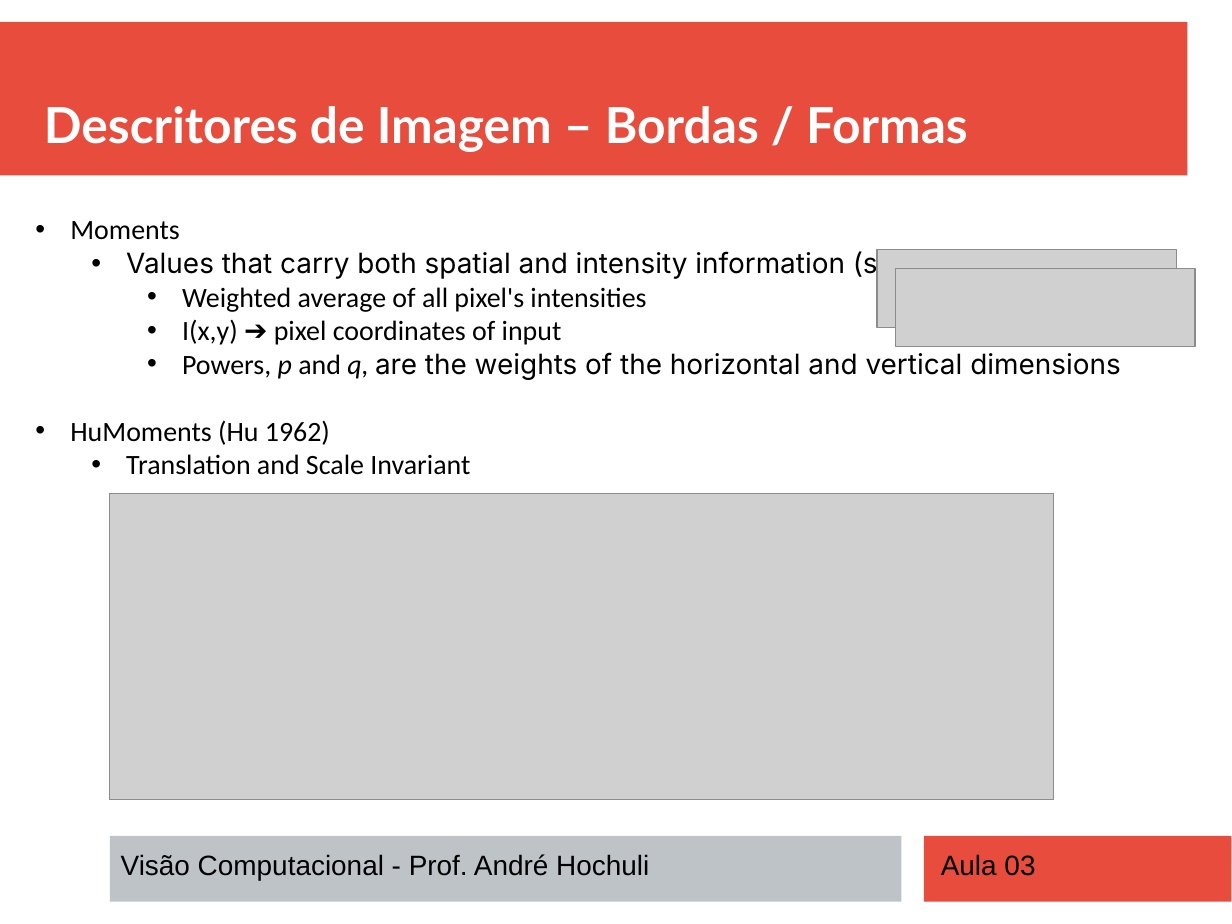
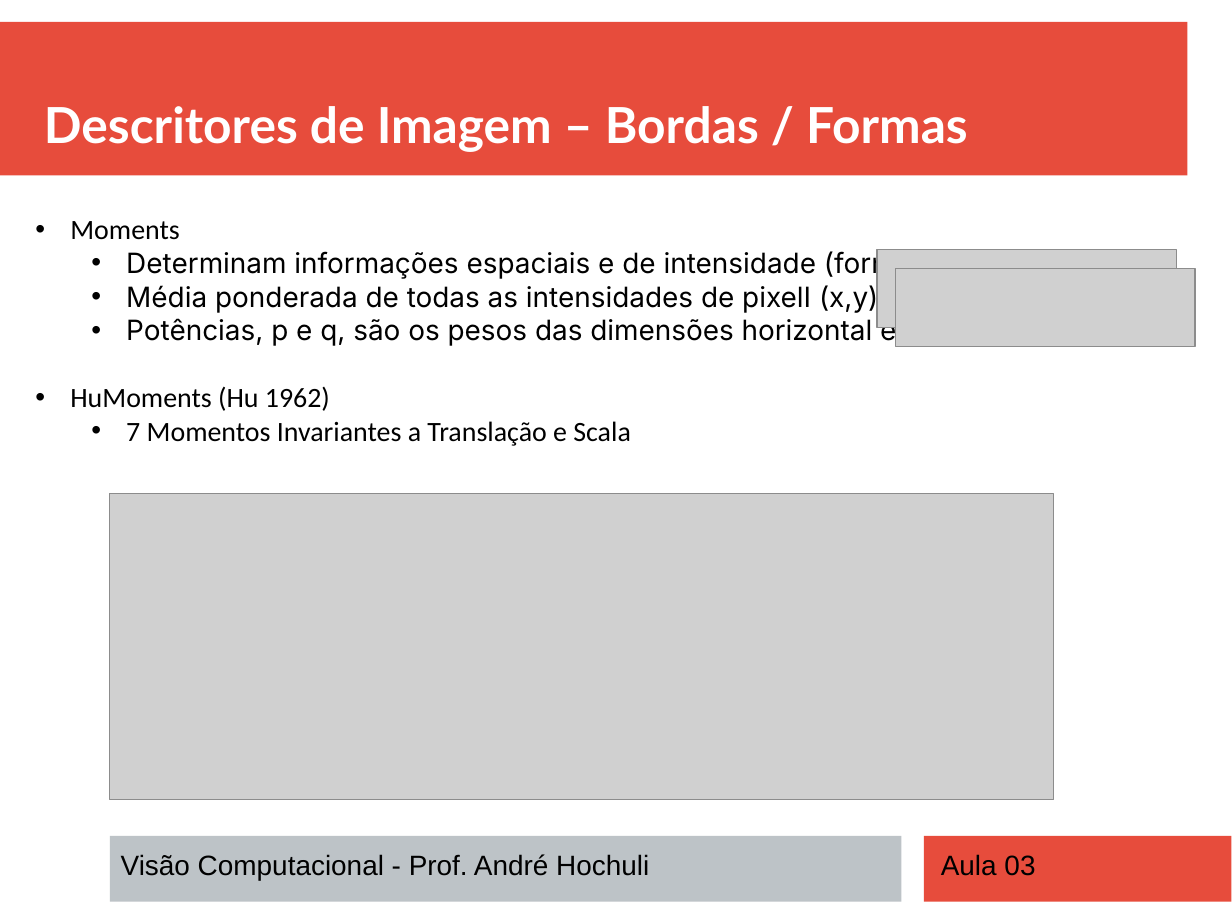
Before and after one commit to andrehochuli/teaching, a slide deck: slide 20 of Visão Computacional/Aula 03 - Descritores/Aula 03 - Descritores.pptx. Drawn at 1232x924 pixels with LibreOffice and Linux fonts; fonts in the diff are those of the drawing; grey boxes stand for pictures. Boxes give left, top, right and bottom in pixels: in the first picture for what was removed or moved away, otherwise in the second. Text is boxed around its words. In the diff, an @@ line names an element or a change of style, - is before the commit and + after.

```diff
--- a/Visão Computacional/Aula 03 - Descritores/Aula 03 - Descritores.pptx
+++ b/Visão Computacional/Aula 03 - Descritores/Aula 03 - Descritores.pptx
@@ text at [126,249,1001,347]: text changed @@
-  • Values that carry both spatial and intensity information (shape)
-    • Weighted average of all pixel's intensities
-    • I(x,y) ➔ pixel coordinates of input
-    • Powers, p and q, are the weights of the horizontal and vertical dimensions
+  • Determinam informações espaciais e de intensidade (forma)
+  • Média ponderada de todas as intensidades de pixelI (x,y)
+  • Potências, p e q, são os pesos das dimensões horizontal e vertical
@@ text at [126,421,631,446]: text changed @@
-  • Translation and Scale Invariant
+  • 7 Momentos Invariantes a Translação e Scala
```
Also in this commit, not shown: 4 other slides changed, 3 other files.
